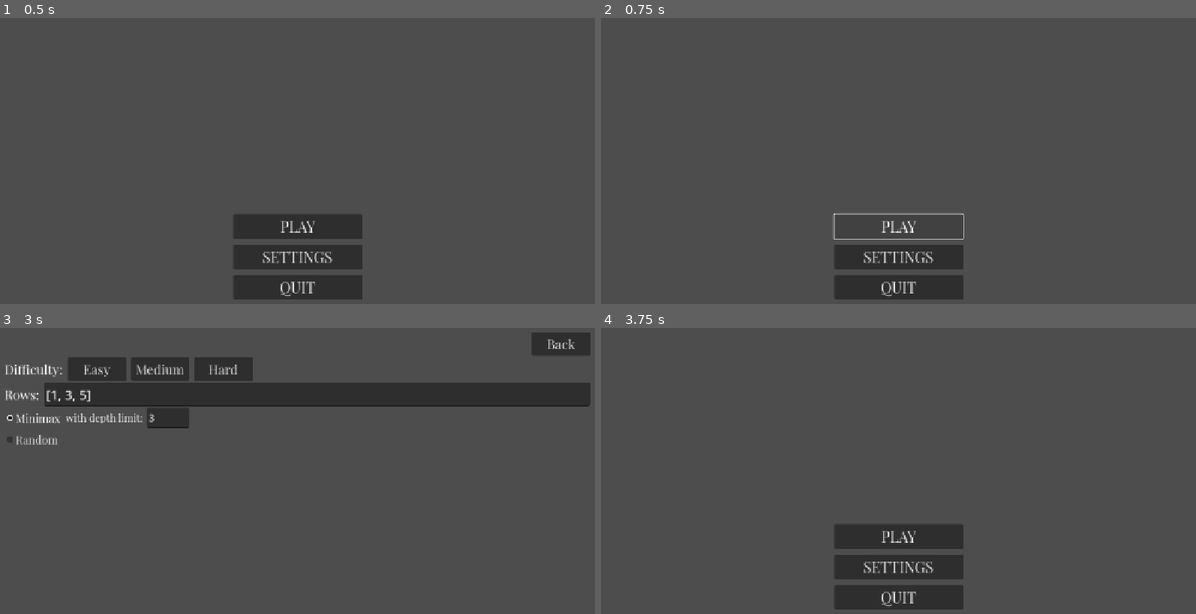
Above: before the commit, frames 1-4 (two rows, left to right).
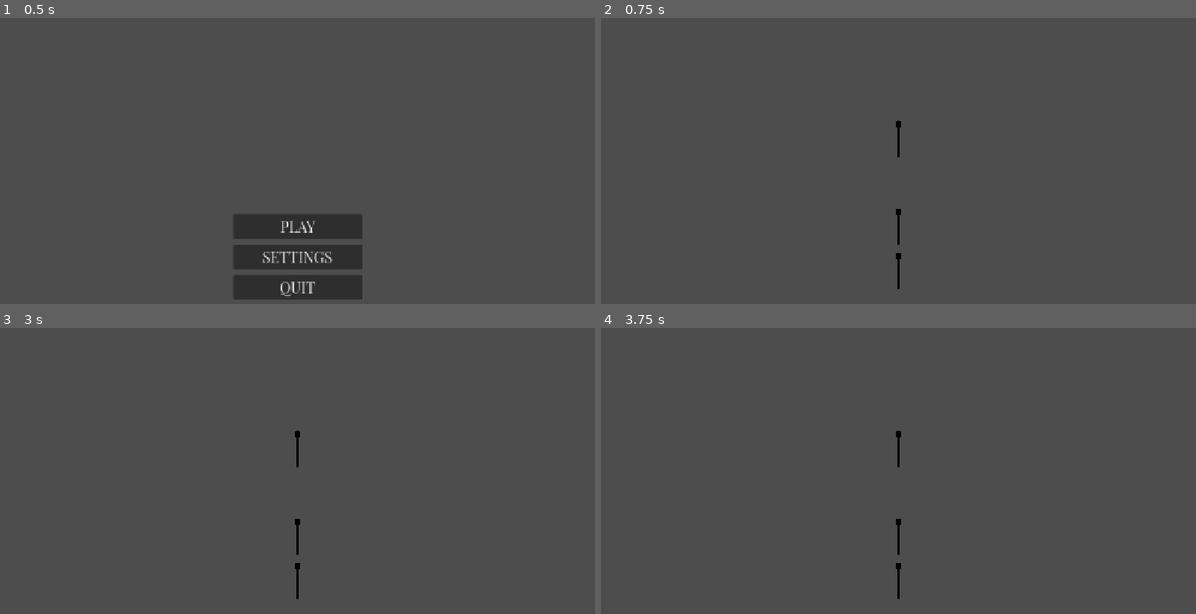
Above: after the commit, the same moments.

Repository: alex-bo7/ashes_of_nim_481
Game: Godot game, scene res://MainMenu/main_menu.tscn
Two runs of this game, one before a commit and one after it. Both use one fixed random seed, a clock stepped at 60 frames per second and the inputs below.
Inputs (mouse positions are in pixels of both pictures, inside the frame that each line leads up to):
- Up to frame 1 (0.5 s): no input
- Up to frame 2 (0.75 s): click "PLAY" at 0.5 s
- Up to frame 3 (3 s): click (297, 536) at 1.25 s, where only the run before the commit has a clickable "PLAY"; click (297, 536) at 2 s, where only the run before the commit has a clickable "PLAY"; click (297, 565) at 2.75 s, where only the run before the commit has a clickable "SETTINGS"
- Up to frame 4 (3.75 s): click (1160, 342) at 3.5 s, where only the run before the commit has a clickable "Back"

Frame 1 is identical in both runs. In frame 2, 3.9% of the frame differs, in the area x 39-62%, y 35-99%; in frame 3, 12%, in the area x 1-100%, y 1-95%; in frame 4, 5.3%.

Commit message:
Snapshot: Match stick instances placement

Diff:
--- /dev/null
+++ b/Extras/game_manager.gd
@@ -0,0 +1,6 @@
+extends Node
+
+# copy settings from GameSettings
+# handle match selection
+# make code work with project 2 code
+# handle player turn?
--- a/MainMenu/main_menu.gd
+++ b/MainMenu/main_menu.gd
@@ -2,7 +2,7 @@
 
 
 func _on_play_btn_pressed() -> void:
-	print('Play')
+	get_tree().change_scene_to_file("res://NimGameScene/nin_game_scene.tscn")
 
 
 func _on_settings_btn_pressed() -> void:
--- /dev/null
+++ b/MatchStick/match_stick.gd
@@ -0,0 +1,3 @@
+extends RigidBody3D
+
+@export var row_idx: int = -1
--- /dev/null
+++ b/MatchStick/match_stick.tscn
@@ -0,0 +1,22 @@
+[gd_scene load_steps=5 format=3 uid="uid://bxcu2xrrv7vb"]
+
+[ext_resource type="Script" uid="uid://cuv6x20idi26e" path="res://MatchStick/match_stick.gd" id="1_7jd8k"]
+[ext_resource type="PackedScene" uid="uid://ki2bxyp5f5ly" path="res://MatchStick/match_stick.glb" id="2_fysdv"]
+
+[sub_resource type="PhysicsMaterial" id="PhysicsMaterial_fysdv"]
+
+[sub_resource type="CylinderShape3D" id="CylinderShape3D_fabjw"]
+height = 0.178223
+radius = 0.0180664
+
+[node name="RigidBody3D" type="RigidBody3D"]
+transform = Transform3D(1, 0, 0, 0, -4.37114e-08, -1, 0, 1, -4.37114e-08, 0, 0, 0)
+physics_material_override = SubResource("PhysicsMaterial_fysdv")
+script = ExtResource("1_7jd8k")
+
+[node name="CollisionShape3D" type="CollisionShape3D" parent="."]
+transform = Transform3D(1, 0, 0, 0, -4.37114e-08, 1, 0, -1, -4.37114e-08, 0, -5.22915e-10, -0.0119629)
+shape = SubResource("CylinderShape3D_fabjw")
+
+[node name="match_stick2" parent="." instance=ExtResource("2_fysdv")]
+transform = Transform3D(3, 0, 0, 0, 3, 0, 0, 0, 3, 0, 0, 0)
--- /dev/null
+++ b/NimGameScene/nin_game_scene.gd
@@ -0,0 +1,33 @@
+extends Node3D
+
+const MATCH_STICK_SCENE = preload("res://MatchStick/match_stick.tscn")
+const PLACEMENT_STEPS: float = 0.2
+
+func _ready() -> void:
+	# cut arr length in half
+	var vertical_halfs: Array = calculate_halfs(GameSettings.matches_arr.size())
+
+	place_match_sticks(vertical_halfs[0], true, 1)
+	place_match_sticks(vertical_halfs[1], true, -1)
+
+
+func calculate_halfs(length: int) -> Array:
+	var arr_first_half: int = length / 2
+	var arr_second_half: int = length - arr_first_half
+
+	print_debug('array halfs: ', arr_first_half, ', ', arr_second_half)
+	return [arr_first_half, arr_second_half]
+
+# the first one place += 0.1 then PLACEMENT STEPS
+func place_match_sticks(amount: int, is_vertical: bool, direction: int) -> void:
+	var step: float = PLACEMENT_STEPS
+	for i in range(amount):
+		var match_stick_instance = MATCH_STICK_SCENE.instantiate()
+		match_stick_instance.row_idx = i
+		match_stick_instance.freeze = true
+
+		if is_vertical:
+			match_stick_instance.position = Vector3(0, step * direction, 0)
+		add_child(match_stick_instance)
+
+		step += PLACEMENT_STEPS
--- /dev/null
+++ b/NimGameScene/nin_game_scene.tscn
@@ -0,0 +1,9 @@
+[gd_scene load_steps=2 format=3 uid="uid://dl7fuaoqrwd7t"]
+
+[ext_resource type="Script" uid="uid://ihacaoa5gu65" path="res://NimGameScene/nin_game_scene.gd" id="1_o5sb6"]
+
+[node name="nin_game_scene" type="Node3D"]
+script = ExtResource("1_o5sb6")
+
+[node name="Camera3D" type="Camera3D" parent="."]
+transform = Transform3D(1, 0, 0, 0, 1, 0, 0, 0, 1, 0, 0, 1)
--- a/project.godot
+++ b/project.godot
@@ -18,6 +18,7 @@
 [autoload]
 
 GameSettings="*res://Extras/game_settings.gd"
+GameManager="*res://Extras/game_manager.gd"
 
 [display]
 
Not shown, added: Extras/game_manager.gd.uid
Not shown, added: MatchStick/match_stick.gd.uid
Binary file added: MatchStick/match_stick.glb
Not shown, added: MatchStick/match_stick.glb.import
Not shown, added: NimGameScene/nin_game_scene.gd.uid
